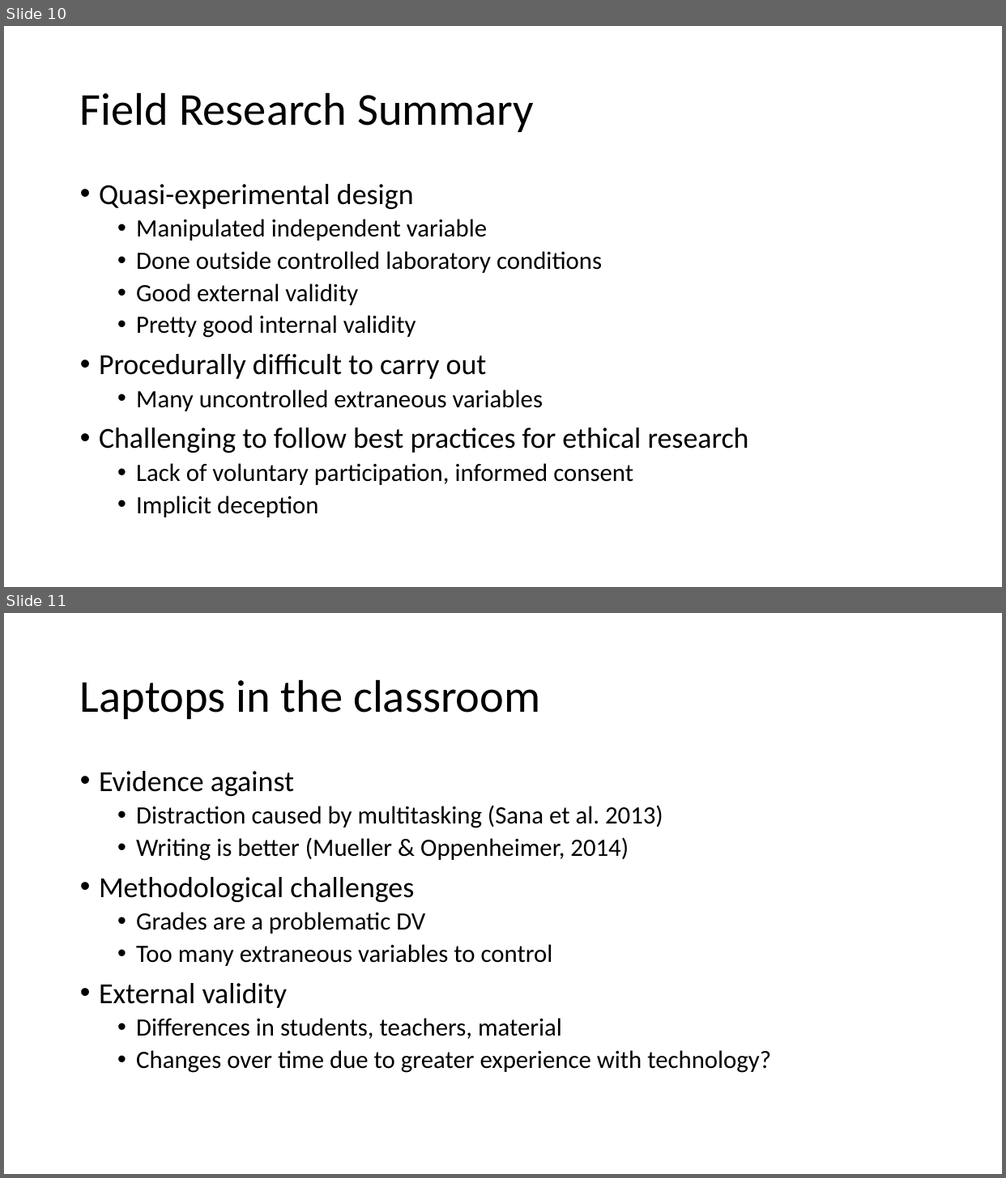
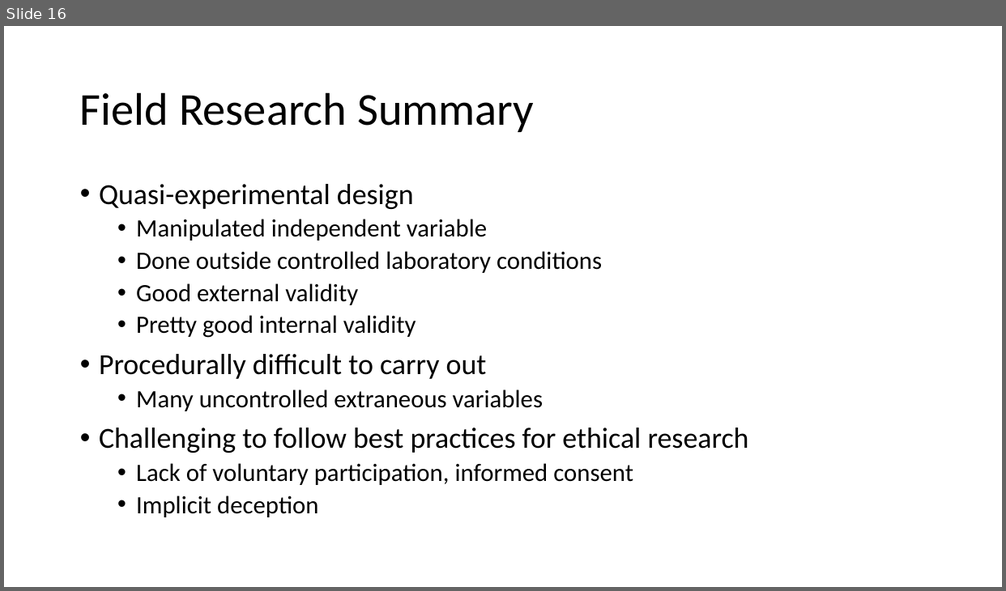
Before and after one commit to preber/Research-Methods, a slide deck: Class Slides 2024/Class 23.pptx. Shown one above the other, each under a label of ours: slides 10 and 11 before the commit, slide 16 after it. The pictures are 1006x1178 and 1006x591 pixels, drawn with LibreOffice and Linux fonts; fonts in the diff are those of the drawing. Boxes give left, top, right and bottom in pixels: in the first picture for what was removed or moved away, otherwise in the second. Text is boxed around its words. In the diff, an @@ line names an element or a change of style, - is before the commit and + after.

```diff
--- a/Class Slides 2024/Class 23.pptx
+++ b/Class Slides 2024/Class 23.pptx
@@ slide 11 removed at bbox=[4, 613, 1002, 1174], background #FFFFFF @@
@@ title removed at bbox=[80, 679, 540, 719] @@
-Laptops in the classroom
@@ text removed at bbox=[99, 771, 771, 1073] @@
-• Evidence against
-  • Distraction caused by multitasking (Sana et al. 2013)
-  • Writing is better (Mueller & Oppenheimer, 2014)
-• Methodological challenges
-  • Grades are a problematic DV
-  • Too many extraneous variables to control
-• External validity
-  • Differences in students, teachers, material
-  • Changes over time due to greater experience with technology?
@@ what was slide 10 is now slide 16 @@
```
Also in this commit, not shown: 3 slides changed, 5 slides added, 7 other slides removed, 11 other files.
